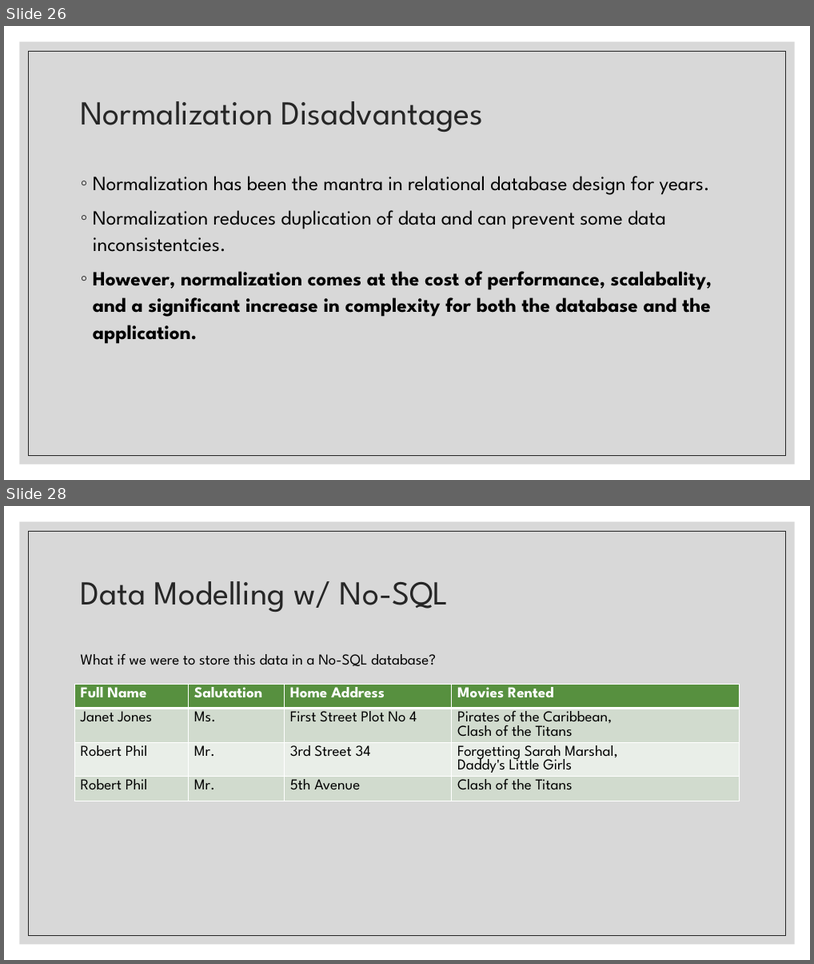
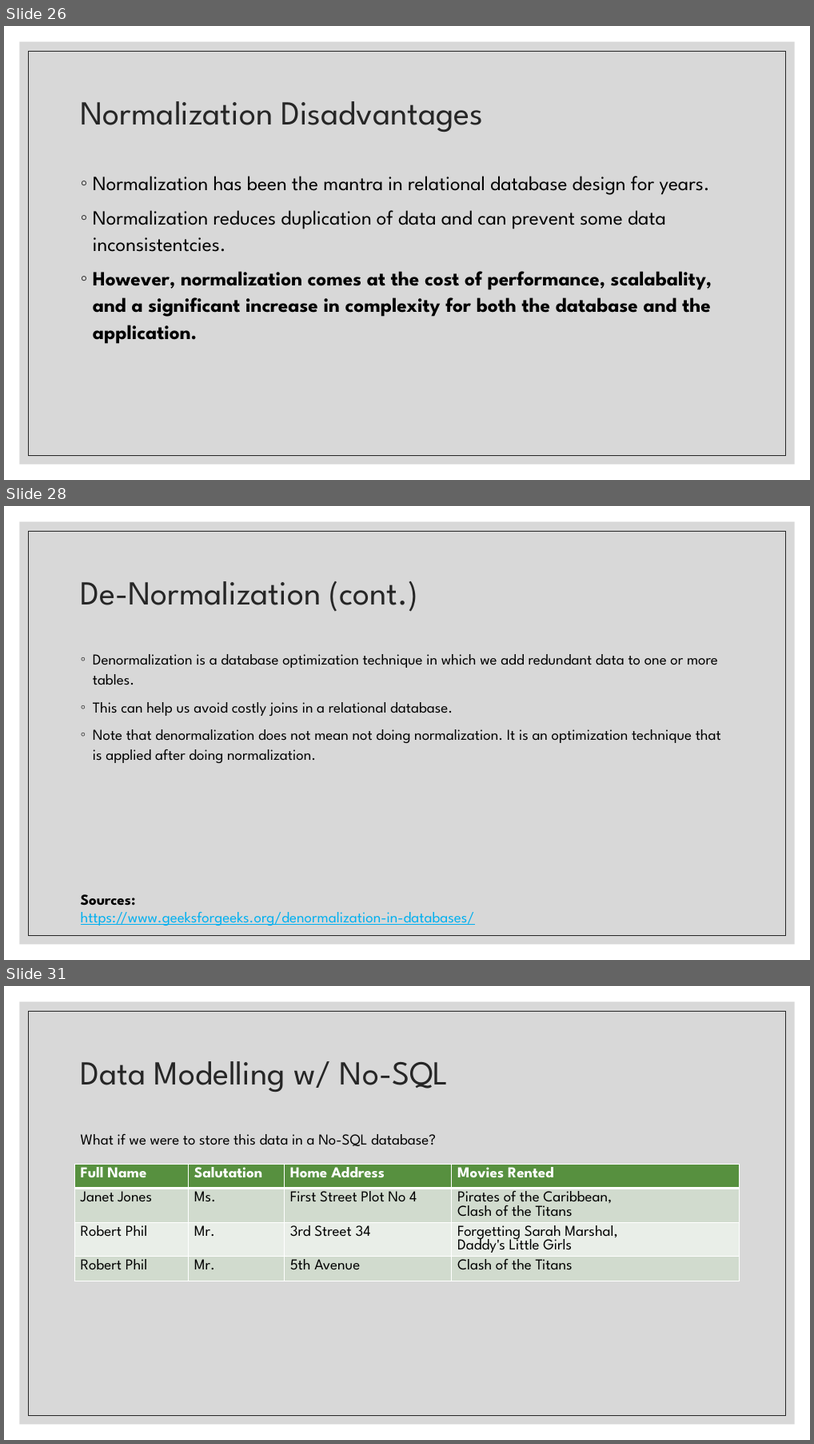
Before and after one commit to zackstotts/base-node-curriculum, a slide deck: unit_03/slides/01 Intro to MongoDB.pptx. Shown one above the other, each under a label of ours: slides 26 and 28 before the commit, slides 26, 28 and 31 after it; the slides between them are not shown. The pictures are 814x964 and 814x1444 pixels, drawn with LibreOffice and Linux fonts; fonts in the diff are those of the drawing. Boxes give left, top, right and bottom in pixels: in the first picture for what was removed or moved away, otherwise in the second. Text is boxed around its words. In the diff, an @@ line names an element or a change of style, - is before the commit and + after.

```diff
--- a/unit_03/slides/01 Intro to MongoDB.pptx
+++ b/unit_03/slides/01 Intro to MongoDB.pptx
@@ slide 28 added at [4, 506, 810, 960], background #FFFFFF; not listed: 2 template elements that a slide beside it also shows @@
@@ title added at [81, 581, 419, 612], 40 pt, text #262626 @@
+De-Normalization (cont.)
@@ text added at [93, 654, 722, 763], 18 pt, text #000000 @@
+◦ Denormalization is a database optimization technique in which we add redundant data to one or more tables.
+◦ This can help us avoid costly joins in a relational database.
+◦ Note that denormalization does not mean not doing normalization. It is an optimization technique that is applied after doing normalization.
@@ text added at [81, 894, 475, 925], 18 pt, text #00B0F0, underline @@
+Sources:
+https://www.geeksforgeeks.org/denormalization-in-databases/
@@ what was slide 28 is now slide 31 @@
```
Also in this commit, not shown: 2 slides changed, 2 other slides added.
